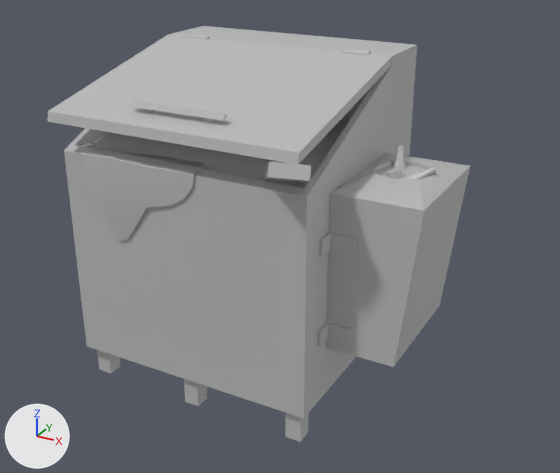
A saved change to the glTF model assets/3d/structures/community_waste_bin/sm_wastebin_full_grp.gltf.
Rendered twice from a 50 mm lens placed at (1.083, -1.992, 1.455), pointed at (0.009, -0.04, 0.479). Arrows for +X, +Y and +Z are at lower left; the lights stay in place. Where no turn or scale is listed for an object, it has been applied to the vertices. Vertices at the same position are counted once.

The first picture shows 'sm_wastebin_full', 'sm_wastebin_full_lid'.
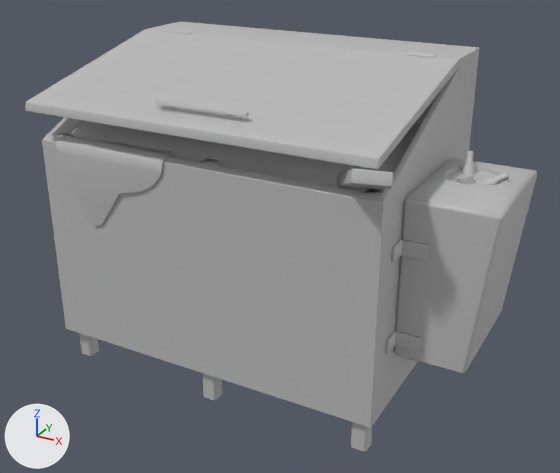
What differs and where, as boxes (x1, y1, x2, y2) in the pictures (560 x 473 px; the box of a moved part takes in the faces that stretch with it):
'sm_wastebin_full', reshaped (22% wider)
    before: (64, 26, 470, 442)
    after: (42, 21, 537, 451)
'sm_wastebin_full_lid', reshaped (26% wider, 8% taller)
    before: (48, 34, 392, 164)
    after: (25, 30, 458, 170)
part 1 of me_sm_wastebin_full, moved or reshaped
    before: (80, 143, 97, 148)
    after: (55, 133, 73, 138)
part 2 of me_sm_wastebin_full, moved or reshaped (not visible before)
    after: (199, 158, 221, 166)
part 3 of me_sm_wastebin_full, moved or reshaped
    before: (291, 183, 307, 188)
    after: (364, 189, 384, 195)
part 4 of me_sm_wastebin_full, rebuilt (36% wider)
    before: (94, 118, 350, 186)
    after: (71, 122, 420, 193)
part 5 of me_sm_wastebin_full, rebuilt (24% wider)
    before: (64, 26, 417, 419)
    after: (42, 21, 479, 428)
part 6 of me_sm_wastebin_full, deleted
    before: (97, 33, 437, 442)
part 7 of me_sm_wastebin_full, built on
    before: (80, 146, 470, 367)
    after: (56, 29, 537, 451)
part 8 of me_sm_wastebin_full, added
    after: (79, 333, 99, 356)
part 9 of me_sm_wastebin_full, added
    after: (202, 373, 223, 400)
part 11 of me_sm_wastebin_full_lid, rebuilt (26% wider, 8% taller)
    before: (48, 34, 392, 164)
    after: (25, 30, 458, 170)
part 12 of me_sm_wastebin_full_lid, added
    after: (155, 98, 249, 117)
part 13 of me_sm_wastebin_full_lid, deleted
    before: (131, 100, 228, 121)
part 14 of me_sm_wastebin_full_lid, added
    after: (171, 106, 233, 120)

What the commit changed:
me_sm_wastebin_full is used by ob_sm_wastebin_full; location (0.0, 0.0, 0.0).
me_sm_wastebin_full had 587 vertices, 1018 faces and spanned x -0.572..0.531, y -0.474..0.375, z 0.0..1.037.
me_sm_wastebin_full now has 946 vertices, 1611 faces and spans x -0.712..0.714, y -0.42..0.424, z 0.0..1.037.
me_sm_wastebin_full part 1: the loose piece of 8 vertices spanning x -0.512..-0.462, y -0.349..-0.299, z 0.638..0.775 is moved by (-0.139, 0.049, 0.0).
me_sm_wastebin_full part 2: the loose piece of 8 vertices spanning x -0.147..-0.097, y -0.349..-0.299, z 0.638..0.775 is moved by (0.033, 0.049, 0.0).
me_sm_wastebin_full part 3: the loose piece of 8 vertices spanning x 0.203..0.252, y -0.349..-0.299, z 0.638..0.775 is moved by (0.184, 0.049, 0.0).
me_sm_wastebin_full part 4: the loose piece of 145 vertices spanning x -0.519..0.258, y -0.35..0.334, z 0.569..0.864 is rebuilt with 145 vertices and now spans x -0.657..0.442, y -0.3..0.384, z 0.569..0.864.
me_sm_wastebin_full part 5: the loose piece of 28 vertices spanning x -0.531..0.27, y -0.375..0.375, z 0.1..1.029 is rebuilt with 87 vertices and now spans x -0.67..0.454, y -0.326..0.424, z 0.1..1.029.
me_sm_wastebin_full part 6: 18 loose pieces with 248 vertices, spanning x -0.512..0.491, y -0.359..0.359, z 0.0..1.037, are deleted.
me_sm_wastebin_full part 7: 142 vertices removed from x -0.572..0.531, y -0.474..0.159, z 0.262..0.927; 626 vertices added at x -0.712..0.714, y -0.42..0.408, z 0.0..1.037.
me_sm_wastebin_full part 8: 16 vertices added at x -0.641..-0.591, y -0.299..-0.25, z 0.0..0.107.
me_sm_wastebin_full part 9: 16 vertices added at x -0.125..-0.075, y -0.309..-0.259, z 0.0..0.107.
me_sm_wastebin_full part 10: the surface is now shaded smooth.
me_sm_wastebin_full_lid is used by ob_sm_wastebin_full_lid; location (0.0, 0.0, 0.0).
me_sm_wastebin_full_lid had 40 vertices, 64 faces and spanned x -0.531..0.27, y -0.425..0.162, z 0.869..1.029.
me_sm_wastebin_full_lid now has 64 vertices, 100 faces and spans x -0.67..0.454, y -0.375..0.21, z 0.869..1.028.
me_sm_wastebin_full_lid part 11: the loose piece of 8 vertices spanning x -0.531..0.27, y -0.425..0.162, z 0.869..1.029 is rebuilt with 24 vertices and now spans x -0.67..0.454, y -0.375..0.21, z 0.869..1.028.
me_sm_wastebin_full_lid part 12: a new loose piece of 20 vertices spanning x -0.24..0.057, y -0.307..-0.288, z 0.928..0.942, in mat_lambert1 (grey #bcbcbc).
me_sm_wastebin_full_lid part 13: the loose piece of 8 vertices spanning x -0.279..0.018, y -0.358..-0.335, z 0.927..0.944 is deleted.
Part 14, on me_sm_wastebin_full_lid:
14 vertices are added at x -0.19..0.006, y -0.304..-0.286, z 0.912..0.933.
6 new vertices lie (0.0, 0.004, -0.019) away from vertices in x -0.19..0.006, y -0.301..-0.293, z 0.931..0.933.
20 new faces join them.
me_sm_wastebin_full_lid part 15: the surface is now shaded smooth.
